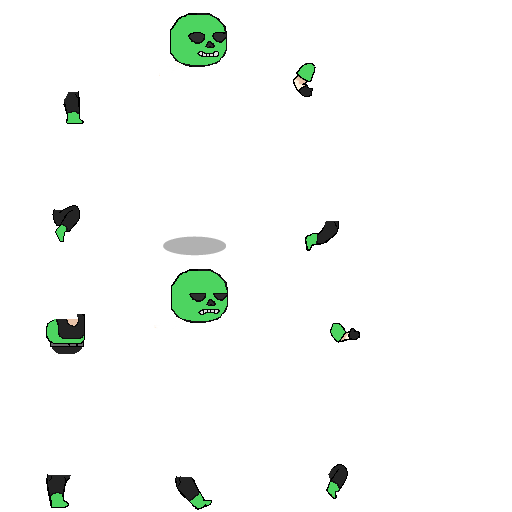
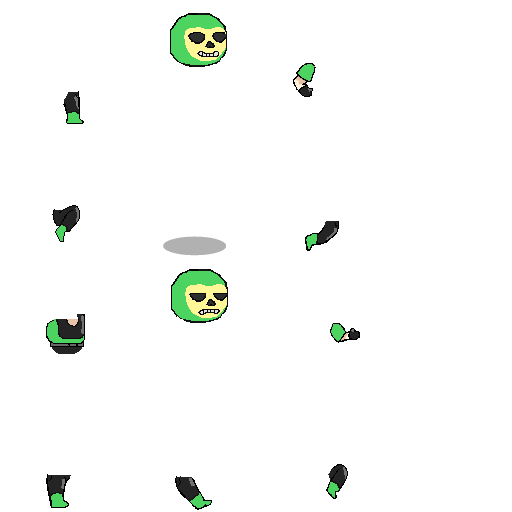
Layers edited between the first and the second 512 x 512 image:
added layer "faceHL" (1st of 2) above "faceHL" over (x1=184, y1=27, x2=226, y2=61)
added layer "faceHL" (2nd of 2) above "main" over (x1=185, y1=284, x2=227, y2=318)
painted on "main" over (x1=61, y1=60, x2=354, y2=489)
